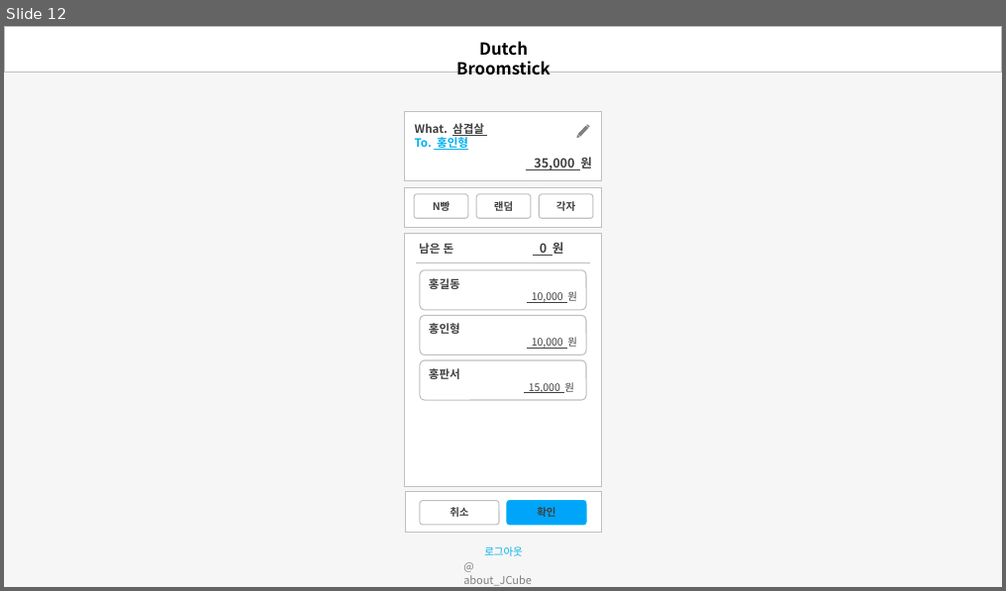
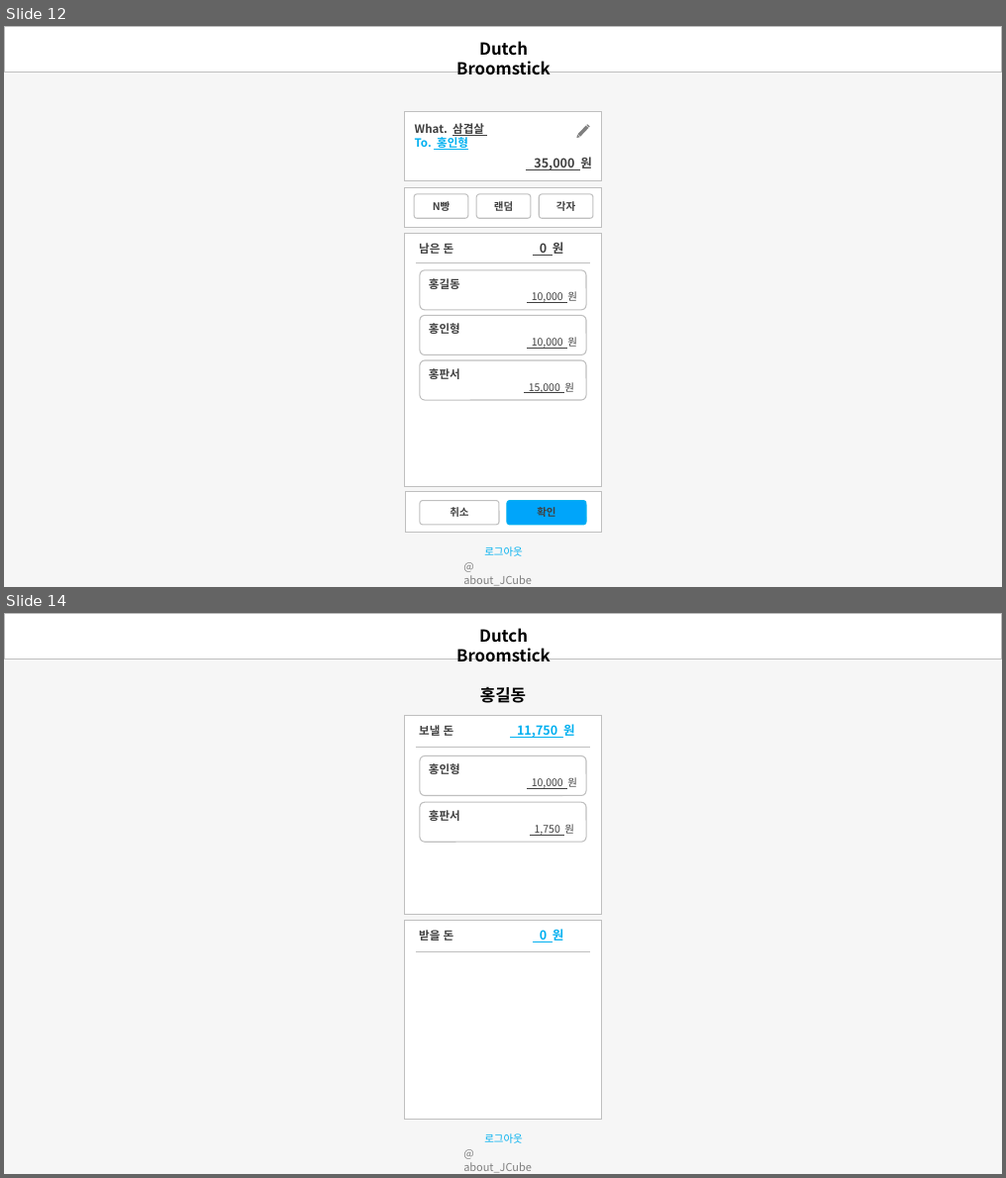
Before and after one commit to jtjun/DutchBroomstick, a slide deck: Documents/Design_Demo.pptx. Shown one above the other, each under a label of ours: slide 12 before the commit, slides 12 and 14 after it; the slides between them are not shown. The pictures are 1006x591 and 1006x1178 pixels, drawn with LibreOffice and Linux fonts; fonts in the diff are those of the drawing. Boxes give left, top, right and bottom in pixels: in the first picture for what was removed or moved away, otherwise in the second. Text is boxed around its words. In the diff, an @@ line names an element or a change of style, - is before the commit and + after.

```diff
--- a/Documents/Design_Demo.pptx
+++ b/Documents/Design_Demo.pptx
@@ slide 14 added at [4, 613, 1002, 1174], background #F6F6F6 @@
@@ rectangle added at [4, 613, 1002, 660], fill #FFFFFF, outline #BFBFBF 1 pt @@
@@ text added at [456, 628, 550, 663], 16 pt, text #000000, bold @@
+Dutch Broomstick
@@ text added at [480, 687, 526, 703], 16 pt, text #000000, bold @@
+홍길동
@@ rounded rectangle added at [404, 715, 601, 747], 12 pt, text #00B0F0, bold, underline @@
+보낼 돈 11,750 원
@@ rectangle added at [405, 716, 601, 915], fill #FFFFFF, outline #BFBFBF 1 pt @@
@@ line added from (416, 747) to (589, 747), #BFBFBF 0.5 pt @@
@@ rounded rectangle added at [420, 756, 586, 796], fill #FFFFFF, outline #BFBFBF 1 pt, 10 pt, text #404040, underline @@
+홍인형
+10,000 원
@@ rounded rectangle added at [420, 802, 586, 842], fill #FFFFFF, outline #BFBFBF 1 pt, 10 pt, text #404040, underline @@
+홍판서
+1,750 원
@@ rounded rectangle added at [404, 920, 601, 952], 11 pt, text #404040, bold @@
+받을 돈 0 원
@@ rectangle added at [405, 920, 601, 1119], fill #FFFFFF, outline #BFBFBF 1 pt @@
@@ line added from (416, 952) to (589, 952), #BFBFBF 0.5 pt @@
@@ text added at [484, 1134, 523, 1144], 10 pt, text #00B0F0 @@
+로그아웃
@@ text added at [463, 1162, 532, 1173], 10.5 pt, text #808080 @@
+@ about_JCube
```
Also in this commit, not shown: 3 slides changed, 1 other slide added.
